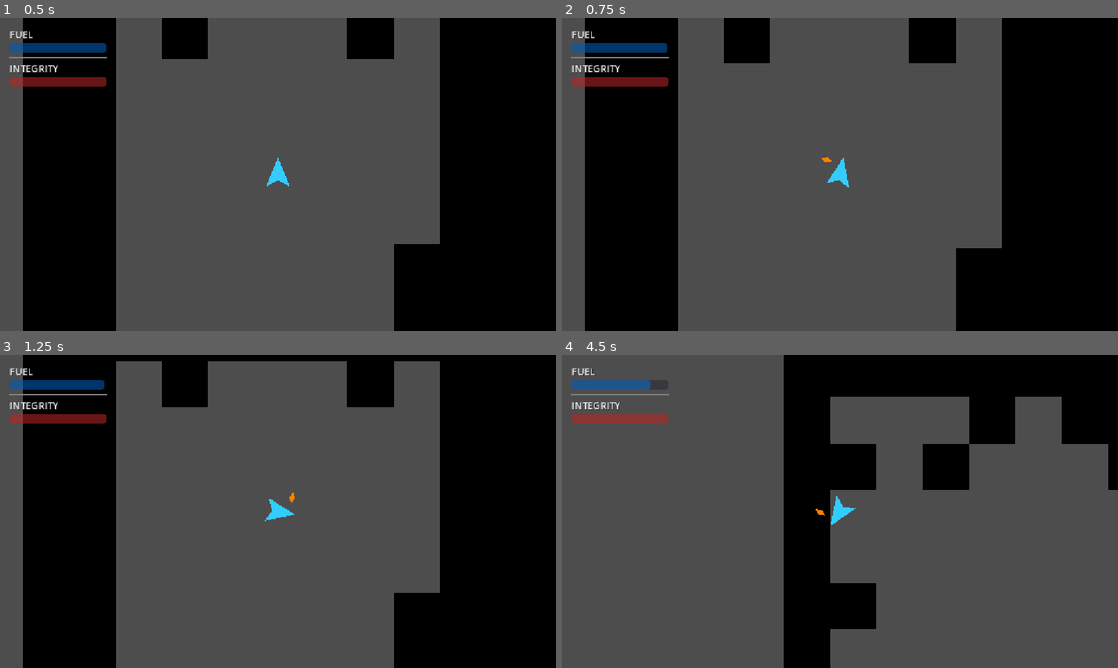
Above: before the commit, frames 1-4 (two rows, left to right).
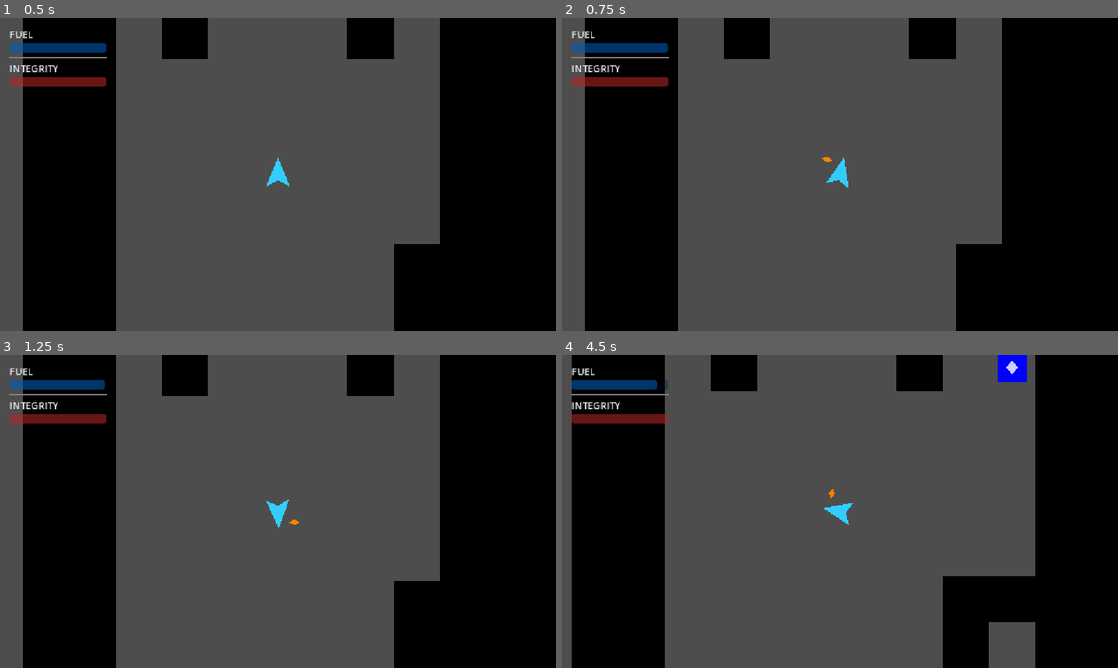
Above: after the commit, the same moments.

Repository: jenbeendy/raketka
Game: Godot game, scene res://scenes/game.tscn
Two runs of this game, one before a commit and one after it. Both use one fixed random seed, a clock stepped at 60 frames per second and the inputs below.
Inputs:
- Up to frame 1 (0.5 s): no input
- Up to frame 2 (0.75 s): tap Enter (ui_accept) at 0.5 s; hold Right (ui_right) from 0.53 s (still down); hold Enter (ui_accept) from 0.53 s (still down)
- Up to frame 3 (1.25 s): keep holding Right (ui_right); keep holding Enter (ui_accept)
- Up to frame 4 (4.5 s): release Right (ui_right) at 1.28 s; release Enter (ui_accept) at 1.28 s; hold Down (ui_down) 1.28-2.03 s; tap Enter (ui_accept) at 1.35, 1.52, 1.82, 2.85, 3.02, 3.32, 4.35 s; hold Right (ui_right) 2.03-2.78 s; hold Enter (ui_accept) 2.03-2.78 s; hold Up (ui_up) 2.78-3.53 s; hold Enter (ui_accept) 3.53-4.28 s; hold Left (ui_left) from 3.53 s (still down)

Frame 1 is identical in both runs. In frame 2, 0.4% of the frame differs, in the area x 18-80%, y 8-74%; in frame 3, 1.9%; in frame 4, 50%, in the area x 1-100%, y 0-100%.

Commit message:
remove dampening

Diff:
--- a/project.godot
+++ b/project.godot
@@ -19,6 +19,11 @@
 
 ConfigManager="*res://scripts/ConfigManager.gd"
 
+[display]
+
+window/stretch/mode="canvas_items"
+window/stretch/aspect="expand"
+
 [physics]
 
 3d/physics_engine="Jolt Physics"
@@ -26,8 +31,3 @@
 [rendering]
 
 rendering_device/driver.windows="d3d12"
-
-[display]
-
-window/stretch/mode="canvas_items"
-window/stretch/aspect="expand"
--- a/scripts/Player.gd
+++ b/scripts/Player.gd
@@ -29,10 +29,16 @@
 	max_durability = ConfigManager.get_param("spaceship_durability", 100.0)
 	durability = max_durability
 
+	# Override damp to 0 for space physics (inertia)
+	linear_damp_mode = RigidBody2D.DAMP_MODE_REPLACE
+	angular_damp_mode = RigidBody2D.DAMP_MODE_REPLACE
+	linear_damp = 0.0
+	angular_damp = 0.0 # No damping, continuous rotation
+
+
+
 	current_fuel = max_fuel
 	emit_signal("fuel_changed", current_fuel, max_fuel)
-	emit_signal("health_changed", durability, max_durability)
-
 	emit_signal("health_changed", durability, max_durability)
 
 	body_entered.connect(_on_body_entered)
@@ -53,7 +59,6 @@
 			emit_signal("fuel_changed", current_fuel, max_fuel)
 
 func config_init():
-
 	pass
 
 func _physics_process(delta):
@@ -64,26 +69,33 @@
 	if current_fuel > 0:
 		# Translation (Up relative to ship)
 		# Godot 2D: Up is (0, -1). Rotated by rotation.
-		# But RigidBody apply_central_force is in global coordinates usually,
-		# or utilize local basis.
 
-		# Move Forward (Up arrow) -> Fire Bottom Thruster -> Force Upwards relative to ship
-		if Input.is_action_pressed("ui_up") or Input.is_action_pressed("ui_accept"): # W is often mapped to ui_up or we accept defaults
-			# Apply force in the direction the ship is facing (Vector2.UP rotated)
+		# Move Forward (Up arrow / W)
+		if Input.is_action_pressed("ui_up") or Input.is_physical_key_pressed(KEY_W):
 			var force_dir = Vector2.UP.rotated(rotation)
 			apply_central_force(force_dir * thrust_strength)
 			current_fuel -= fuel_consumption * delta
 			is_thrusting = true
 
+		# Slow Down / Reverse (Down arrow / S)
+		if Input.is_action_pressed("ui_down") or Input.is_physical_key_pressed(KEY_S):
+			var force_dir = Vector2.UP.rotated(rotation)
+			# Reverse force
+			apply_central_force(force_dir * -thrust_strength * 0.5)
+			current_fuel -= fuel_consumption * 0.5 * delta
+			# We don't have a specific visual for "braking" but we could reuse thrust sound
+			if thruster_sound and not thruster_sound.playing:
+				thruster_sound.play()
+
 		# Rotation
-		# Left Arrow (ui_left) -> Rotate Counter-Clockwise -> Fire Right Thruster
-		if Input.is_action_pressed("ui_left"):
+		# Left Arrow / A -> Rotate Counter-Clockwise -> Fire Right Thruster
+		if Input.is_action_pressed("ui_left") or Input.is_physical_key_pressed(KEY_A):
 			apply_torque(-rotation_torque)
 			current_fuel -= fuel_consumption * 0.5 * delta
 			is_rotating_left = true
 
-		# Right Arrow (ui_right) -> Rotate Clockwise -> Fire Left Thruster
-		if Input.is_action_pressed("ui_right"):
+		# Right Arrow / D -> Rotate Clockwise -> Fire Left Thruster
+		if Input.is_action_pressed("ui_right") or Input.is_physical_key_pressed(KEY_D):
 			apply_torque(rotation_torque)
 			current_fuel -= fuel_consumption * 0.5 * delta
 			is_rotating_right = true
@@ -98,8 +110,19 @@
 		if thruster_sound and not thruster_sound.playing:
 			thruster_sound.play()
 	else:
-		if thruster_sound:
-			thruster_sound.stop()
+		# Need to check braking sound separately if we want it,
+		# but for now logic is simple: if any key pressed -> sound logic above needs update
+		# If braking was pressed, we might want sound too.
+
+		# Let's simple check inputs again for sound or use flags
+		var is_braking = Input.is_action_pressed("ui_down") or Input.is_physical_key_pressed(KEY_S)
+		if is_braking and current_fuel > 0:
+			if thruster_sound and not thruster_sound.playing:
+				thruster_sound.play()
+		else:
+			if thruster_sound:
+				thruster_sound.stop()
+
 
 
 func update_visuals(main, left, right):
